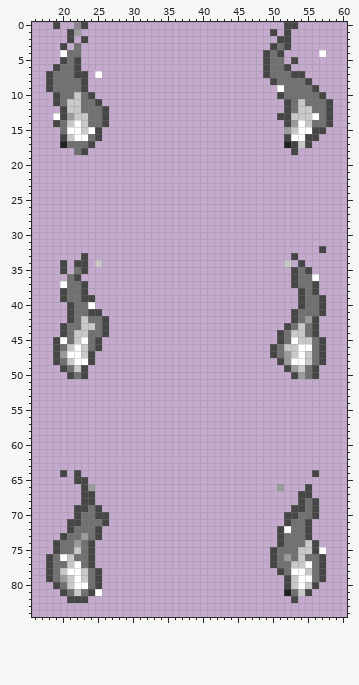
One commit to this sprite sheet: Resources/Textures/_RMC14/Objects/Misc/flares.rsi/flare_flame.png. The picture above was drawn from the file before the commit.
The file is 64x96 pixels. Shown: x 16..60, y 0..84. The old version is drawn lined up with the new one.
After:
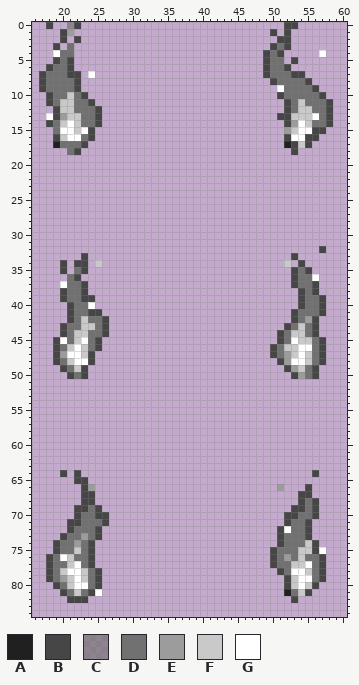
Palette (. is transparent): A #202020  B #464646  C #717171aa  D #717171  E #9c9c9c  F #c9c9c9  G #ffffff
Change:
whole drawing moved by +7,+0 (the old picture is shown already moved)
There is now colour A in row 17 at x 19.
There is now colour B in row 0 at x 18; in row 1 at x 20; in row 2 at x 20 and 22; in row 3 at x 19; in row 5 at x 19; in row 6 at x 18.
There is now colour B in rows 7 to 9 at x 17; in rows 10 to 11 at x 18; in row 12 at x 19; in row 14 at x 18; in row 16 at x 19.
The edit turns colour C into colour B in row 0 at x 22.
The edit turns colour D into colour B in rows 5 to 7 at x 21; in rows 8 to 9 at x 22; in row 10 at x 23; in row 11 at x 24; in rows 12 to 14 at x 25; in row 16 at x 24.
The edit turns colour D into colour B in row 17 at x 23; in row 18 at x 22.
The edit turns colour G into colour B in row 13 at x 19; in row 15 at x 24.
There is now colour C in row 0 at x 21.
There is now colour D in row 3 at x 21; in row 15 at x 19; in row 18 at x 21.
The edit turns colour A into colour D in row 17 at x 20.
The edit turns colour B into colour D in row 5 at x 20; in row 6 at x 19; in rows 7 to 9 at x 18; in rows 10 to 11 at x 19; in row 14 at x 19.
The edit turns colour F into colour D in rows 10 to 12 at x 22; in rows 13 to 14 at x 23.
The edit turns colour G into colour D in row 4 at x 20; in row 16 at x 23.
The edit turns colour B into colour E in row 1 at x 21; in row 13 at x 20.
The edit turns colour B into colour F in row 12 at x 20; in row 16 at x 20.
The edit turns colour D into colour F in row 10 at x 21; in row 11 at x 20; in row 14 at x 20.
The edit turns colour E into colour F in row 13 at x 21.
The edit turns colour G into colour F in rows 14 to 15 at x 22.
There is now colour G in row 4 at x 19; in row 7 at x 24; in row 13 at x 18.
The edit turns colour D into colour G in row 15 at x 20.
The edit turns colour F into colour G in row 14 at x 21; in row 15 at x 23; in row 16 at x 21.
Colour B is removed in row 0 at x 19 and 23; in row 2 at x 21 and 23; in row 3 at x 20; in rows 5 to 6 at x 22; in rows 7 to 9 at x 23; in row 10 at x 24.
Colour B is removed in row 11 at x 25; in rows 12 to 14 at x 26; in rows 15 to 16 at x 25; in row 17 at x 24; in row 18 at x 23.
Colour D is removed in rows 3 to 4 at x 22.
Colour E is removed in row 1 at x 22.
Colour G is removed in row 7 at x 25.
Where, in picture pixels (left, top, right, bottom), the same in both pictures:
changed: (39, 22, 109, 155)
